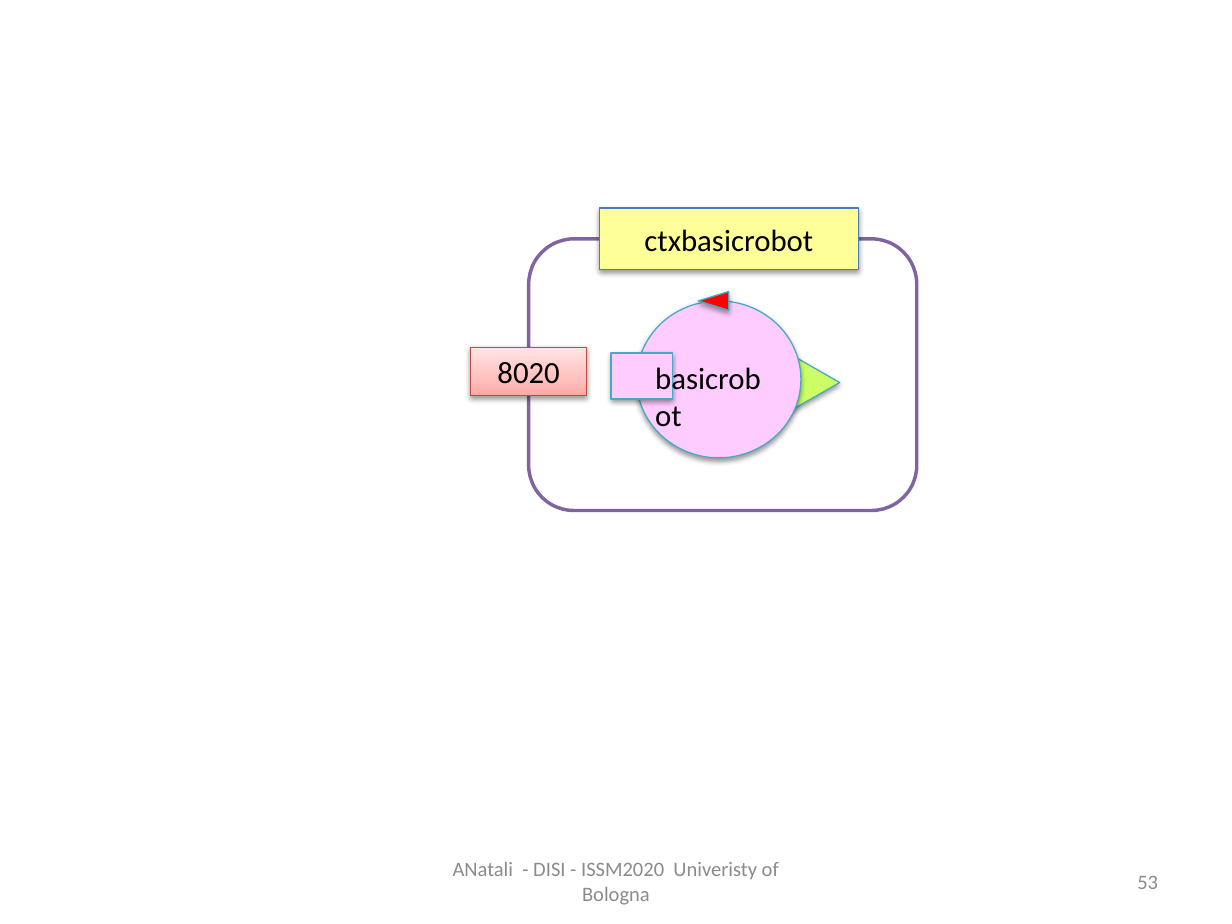
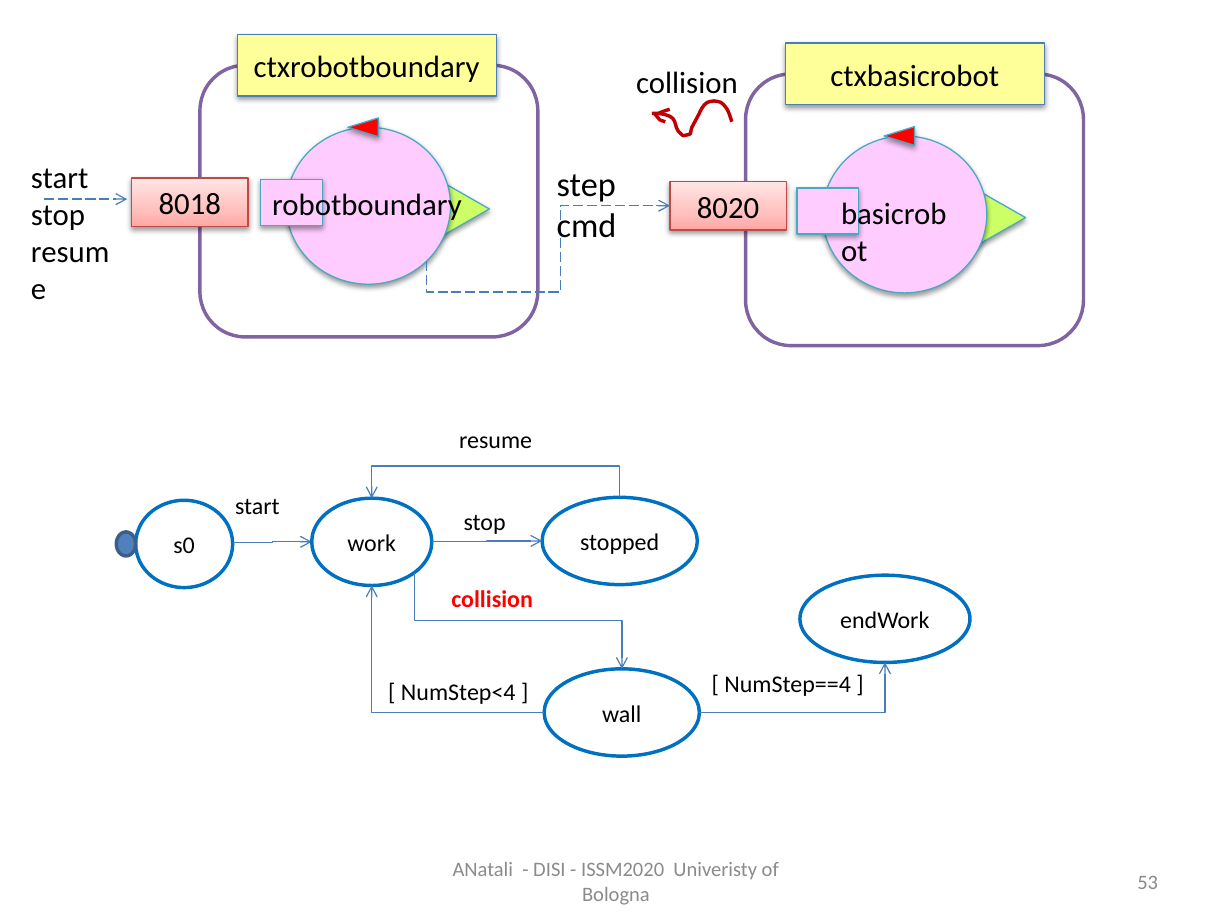
Before and after one commit to anatali/iss2020LabBo, a slide deck: slide 53 of it.unibo.issLabStart/userDocs/ISSM2020.pptx. Drawn at 1232x924 pixels with LibreOffice and Linux fonts; fonts in the diff are those of the drawing. Boxes give left, top, right and bottom in pixels: in the first picture for what was removed or moved away, otherwise in the second. Text is boxed around its words. In the diff, an @@ line names an element or a change of style, - is before the commit and + after.

Commit message:
robotboundary

```diff
--- a/it.unibo.issLabStart/userDocs/ISSM2020.pptx
+++ b/it.unibo.issLabStart/userDocs/ISSM2020.pptx
@@ rectangle added at (x1=238, y1=34, x2=496, y2=96), fill #FFFF99, outline #4B7EBC 0.75 pt, 18 pt, text #000000 @@
+ctxrobotboundary
@@ rounded rectangle added at (x1=200, y1=65, x2=537, y2=336), fill #FFFFFF, outline #8064A2 2 pt @@
@@ text added at (x1=636, y1=71, x2=738, y2=101), 18 pt, text #000000 @@
+collision
@@ rounded rectangle resized from (x1=529, y1=239, x2=917, y2=510) to (x1=745, y1=74, x2=1083, y2=345) @@
@@ freeform shape added at (x1=652, y1=101, x2=732, y2=136), outline #C00000 2 pt @@
@@ freeform shape added at (x1=654, y1=110, x2=670, y2=116), outline #C00000 2 pt @@
@@ freeform shape added at (x1=654, y1=113, x2=665, y2=122), outline #C00000 2 pt @@
@@ 2 rectangles, 2 triangles, 1 text, 1 ellipse moved together from (x1=600, y1=208, x2=859, y2=457) to (x1=785, y1=43, x2=1044, y2=292) @@
@@ text added at (x1=31, y1=168, x2=88, y2=230), 18 pt, text #000000 @@
+start
+stop
+resume
@@ rectangle added at (x1=132, y1=179, x2=248, y2=227), fill gradient #FFA6A5 to #FFC0BF to #FFE7E7, outline #BF4C48 0.75 pt, 18 pt, text #000000 @@
+8018
@@ text added at (x1=557, y1=174, x2=617, y2=246), 20 pt, text #000000 @@
+step
+cmd
@@ arrow added from (44, 200) to (127, 200), #4B7EBC 0.75 pt dashed @@
@@ group added at (x1=261, y1=118, x2=490, y2=283): 2 triangles, 1 ellipse, 1 rectangle, 1 text @@
+robotboundary
@@ elbow arrow added from (426, 261) to (670, 206), #4B7EBC 0.75 pt dashed @@
@@ rectangle "8020" moved from (x1=471, y1=347, x2=586, y2=395) to (x1=670, y1=181, x2=786, y2=229) @@
@@ text added at (x1=459, y1=436, x2=532, y2=448), 14 pt, text #000000 @@
+resume
@@ elbow arrow added from (620, 498) to (372, 498), #4B7EBC 0.75 pt @@
@@ ellipse added at (x1=136, y1=500, x2=233, y2=588), fill #FFFFFF, outline #0070C0 2 pt, 14 pt, text #000000 @@
+s0
@@ text added at (x1=235, y1=499, x2=280, y2=514), 14 pt, text #000000 @@
+start
@@ ellipse added at (x1=312, y1=498, x2=431, y2=585), fill #FFFFFF, outline #0070C0 2 pt, 14 pt, text #000000 @@
+work
@@ ellipse added at (x1=542, y1=498, x2=697, y2=585), fill #FFFFFF, outline #0070C0 2 pt, 14 pt, text #000000 @@
+stopped
@@ ellipse added at (x1=116, y1=532, x2=136, y2=557), fill #4F81BD, outline #3A5F8C 2 pt @@
@@ text added at (x1=464, y1=515, x2=506, y2=534), 14 pt, text #000000 @@
+stop
@@ elbow arrow added from (233, 542) to (312, 542), #4B7EBC 0.75 pt @@
@@ elbow arrow added from (431, 542) to (542, 541), #4B7EBC 0.75 pt @@
@@ elbow arrow added from (545, 712) to (372, 585), #4B7EBC 0.75 pt @@
@@ elbow arrow added from (414, 573) to (622, 669), #4B7EBC 0.75 pt @@
@@ text added at (x1=451, y1=590, x2=533, y2=607), 14 pt, text #FF0000, bold @@
+collision
@@ ellipse added at (x1=800, y1=575, x2=970, y2=663), fill #FFFFFF, outline #0070C0 2 pt, 14 pt, text #000000 @@
+endWork
@@ text added at (x1=401, y1=684, x2=516, y2=704), 14 pt, text #000000 @@
+[ NumStep<4 ]
@@ ellipse added at (x1=545, y1=669, x2=700, y2=756), fill #FFFFFF, outline #0070C0 2 pt, 14 pt, text #000000 @@
+wall
@@ elbow arrow added from (700, 712) to (885, 663), #4B7EBC 0.75 pt @@
@@ text added at (x1=724, y1=676, x2=851, y2=696), 14 pt, text #000000 @@
+[ NumStep==4 ]
```
Also in this commit, not shown: 3 other slides changed, 1 slide added, 15 other files.
